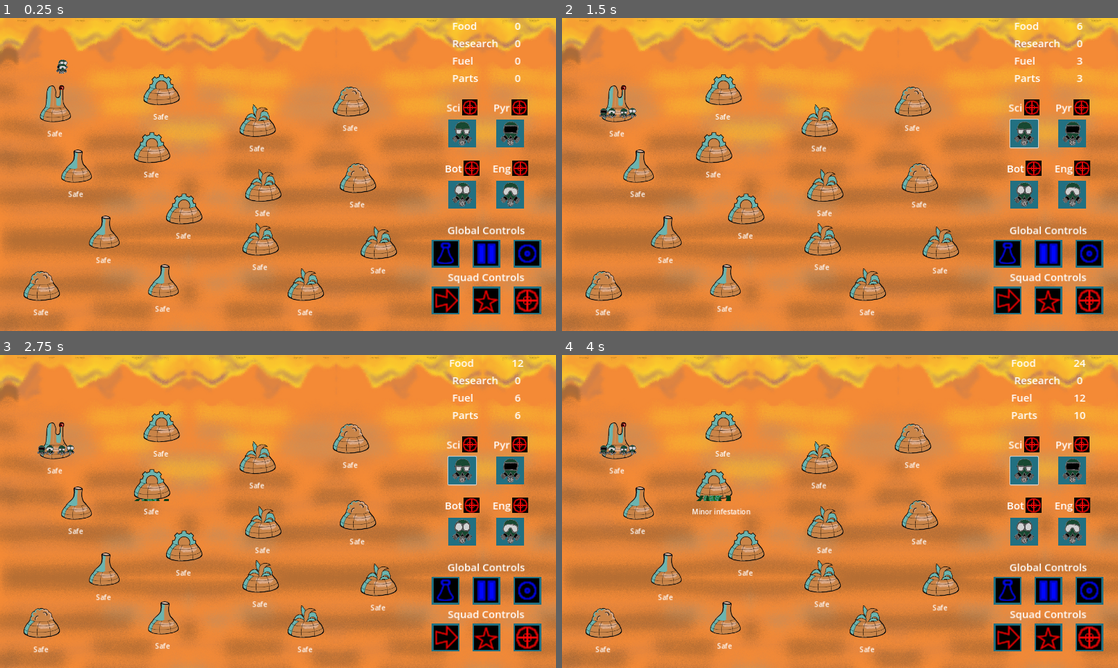
Above: before the commit, frames 1-4 (two rows, left to right).
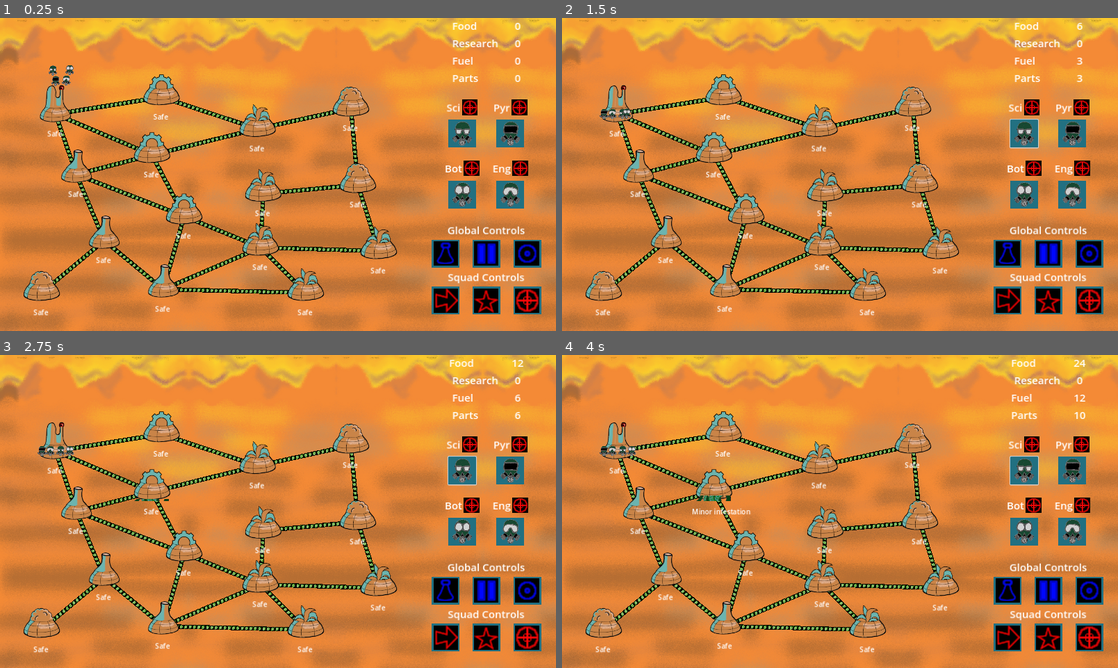
Above: after the commit, the same moments.

Repository: Aveli-games/contra-tentacula
Game: Godot game, scene res://main.tscn
Same seed, same stepped clock (60 frames per second), same inputs: the game is played once before the commit and once after it.
Inputs (mouse positions are in pixels of both pictures, inside the frame that each line leads up to):
- Up to frame 1 (0.25 s): no input
- Up to frame 2 (1.5 s): click (1023, 133) at 0.52 s; click (1023, 133) at 1.27 s
- Up to frame 3 (2.75 s): click (461, 470) at 2.02 s
- Up to frame 4 (4 s): tap Enter at 2.75 s; move the mouse to (617, 439) at 2.77 s; click (617, 439) at 2.92 s; tap Space at 3.5 s; move the mouse to (712, 480) at 3.52 s; click (712, 480) at 3.67 s

The runs differ from the first frame. In frame 1, 3.5% of the frame differs, in the area x 8-68%, y 13-89%; in frame 2, 3.4%; in frame 3, 3.4%; in frame 4, 3.4%.

Commit message:
Use global_position instead of position

Diff:
--- a/main.tscn
+++ b/main.tscn
@@ -11,6 +11,7 @@
 script = ExtResource("1_6j1u5")
 
 [node name="TextureRect" type="TextureRect" parent="."]
+z_index = -2
 offset_right = 40.0
 offset_bottom = 40.0
 texture = ExtResource("2_mx7vp")
--- a/squad.gd
+++ b/squad.gd
@@ -31,10 +31,10 @@
 			selected.emit(self)
 
 func _physics_process(delta):
-	if target_position && position.distance_to(target_position) > 3:
-		var direction = (target_position - position).normalized()
+	if target_position && global_position.distance_to(target_position) > 3:
+		var direction = (target_position - global_position).normalized()
 		velocity = direction * BASE_MOVE_SPEED
-		position += velocity * delta
+		global_position += velocity * delta
 	elif velocity != Vector2.ZERO:
 		velocity = Vector2.ZERO
 
@@ -60,7 +60,7 @@
 		if location:
 			var location_connections = location.get_connections()
 			if location != target && location_connections.find(target) != -1:
-				position = location.position
+				global_position = location.global_position
 				if slot:
 					slot.empty(self)
 				set_target(target)
@@ -68,7 +68,7 @@
 			set_target(target)
 
 func set_target(target: Dome):
-	target_position = target.position
+	target_position = target.global_position
 	target_location = target
 	movement_started.emit()
 
